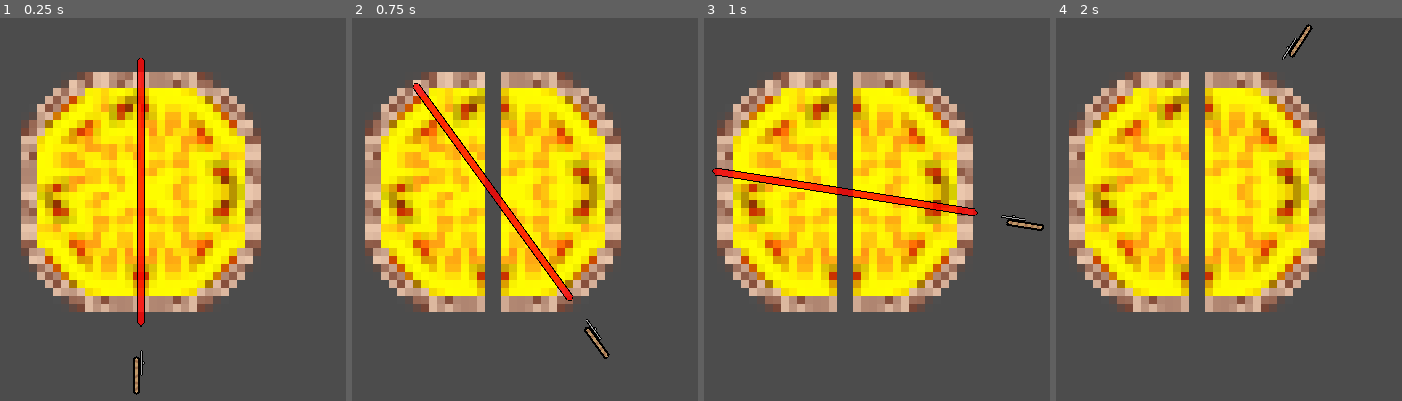
Above: before the commit, frames 1-4 (left to right).
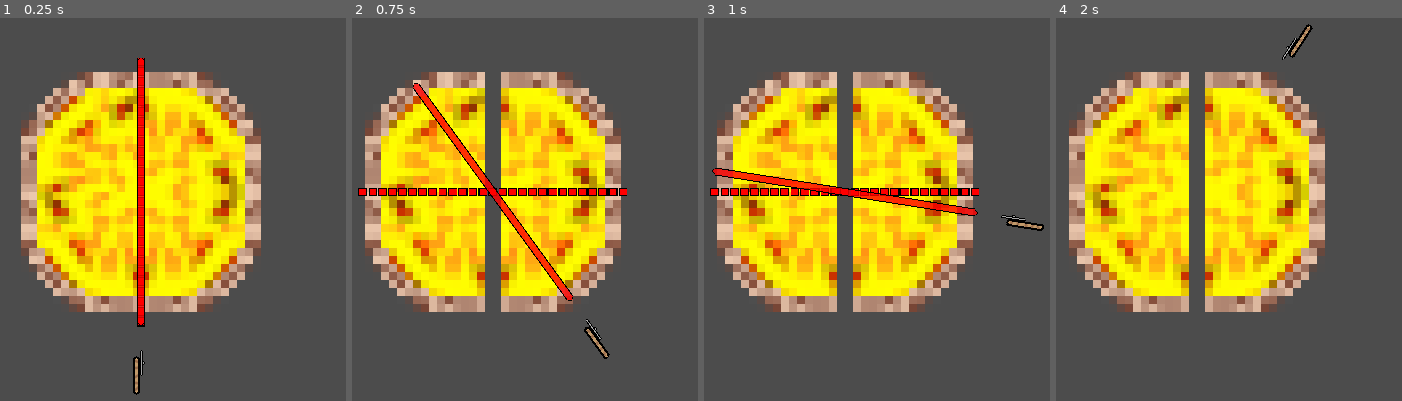
Above: after the commit, the same moments.

Repository: swashdev/minigame-madness
Game: Godot game, scene res://mini/za/scenes/za_minigame.tscn
Same seed, same stepped clock (60 frames per second), same inputs: the game is played once before the commit and once after it. This scene is started directly instead of the project's main scene.
Inputs:
- Up to frame 1 (0.25 s): no input
- Up to frame 2 (0.75 s): tap Enter at 0.5 s; hold Right (move_right) from 0.53 s (still down); hold Space (action) from 0.53 s (still down)
- Up to frame 3 (1 s): keep holding Right (move_right); keep holding Space (action); tap Up (move_up) at 0.77 s
- Up to frame 4 (2 s): keep holding Right (move_right); release Space (action) at 1.28 s; tap Space (action) at 1.35 s; tap Up (move_up) at 1.52 s

The runs differ from the first frame. In frame 1, 1.0% of the frame differs, in the area x 39-42%, y 10-81%; in frame 2, 1.4%, in the area x 1-80%, y 44-47%; in frame 3, 1.4%; in frame 4, nothing differs.

Commit message:
[ZA] show the slice guide on game start.

Diff:
--- a/mini/za/scripts/za_minigame.gd
+++ b/mini/za/scripts/za_minigame.gd
@@ -24,6 +24,7 @@
 
 # Starts the minigame by unlocking the controls.
 func start():
+	$SliceGuide.show()
 	$Slicer.allow_movement = true
 	_unlock_controls = true
 
